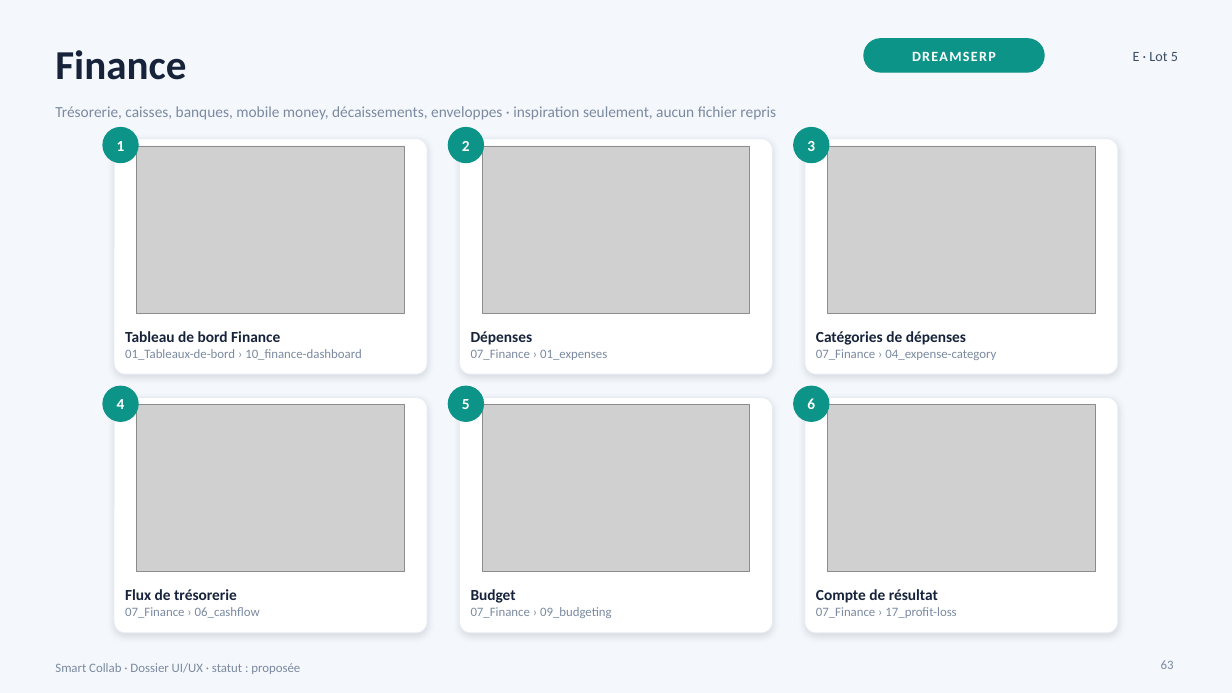
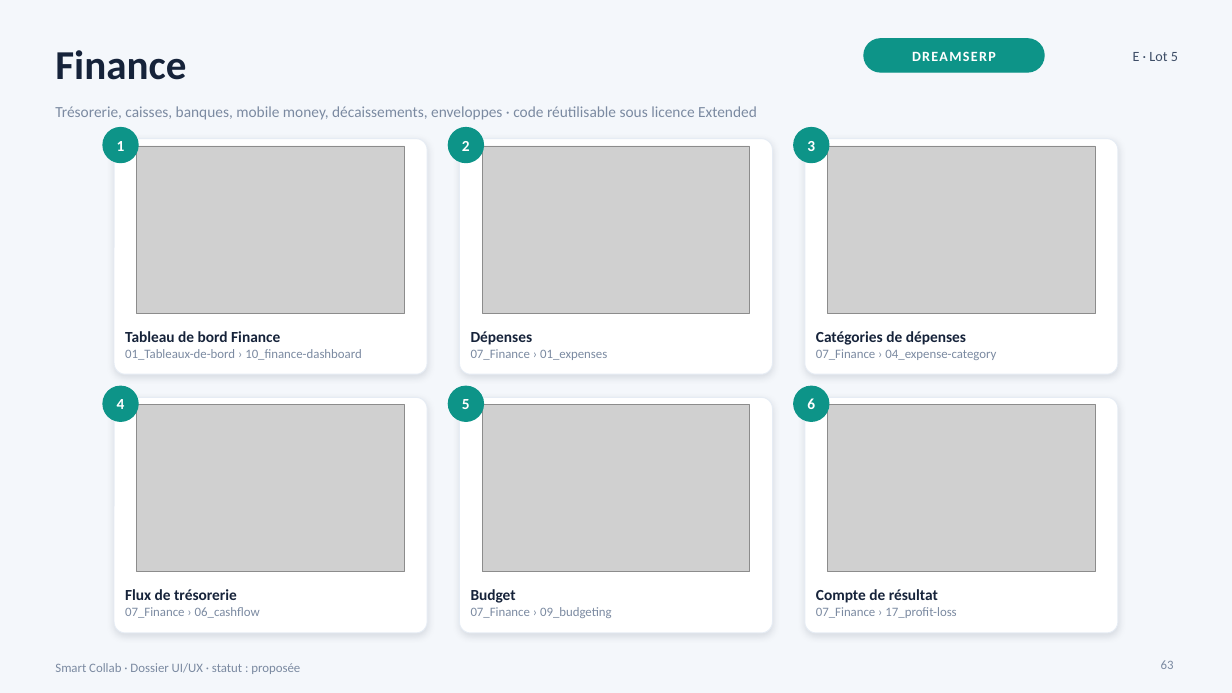
Before and after one commit to Sydney854/smart-collab, a slide deck: slide 63 of 05_UI_UX/DOSSIER_UI_UX_MODULES.pptx. Drawn at 1232x693 pixels with LibreOffice and Linux fonts; fonts in the diff are those of the drawing; grey boxes stand for pictures. Boxes give left, top, right and bottom in pixels: in the first picture for what was removed or moved away, otherwise in the second. Text is boxed around its words. In the diff, an @@ line names an element or a change of style, - is before the commit and + after.

```diff
--- a/05_UI_UX/DOSSIER_UI_UX_MODULES.pptx
+++ b/05_UI_UX/DOSSIER_UI_UX_MODULES.pptx
@@ text at bbox=[55, 106, 757, 120]: text changed @@
-Trésorerie, caisses, banques, mobile money, décaissements, enveloppes · inspiration seulement, aucun fichier repris
+Trésorerie, caisses, banques, mobile money, décaissements, enveloppes · code réutilisable sous licence Extended
```
Also in this commit, not shown: 37 other slides changed, 15 other files.
